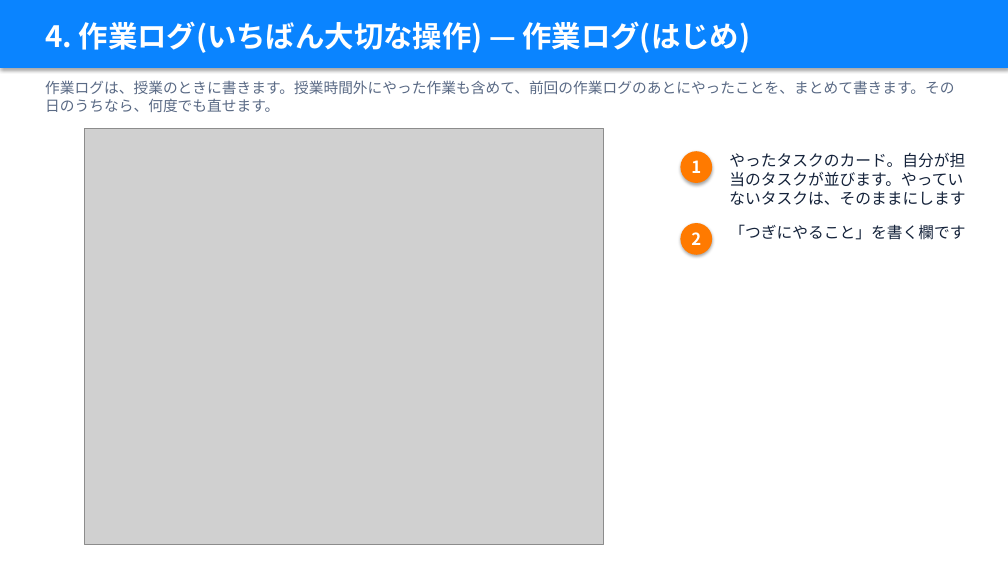
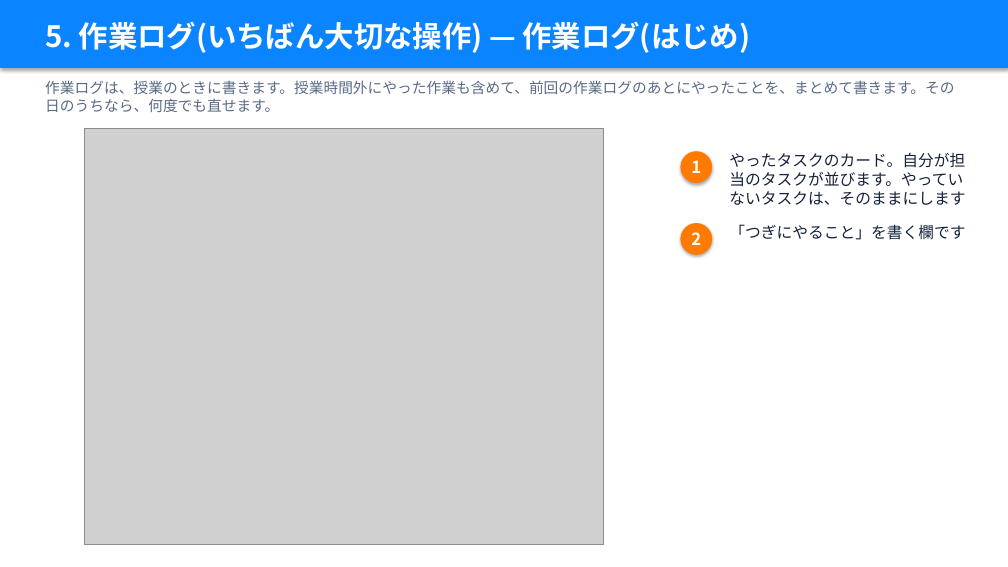
Before and after one commit to takky416-byte/sotsuken_pj_management, a slide deck: slide 14 of docs/manual/卒研PJ管理_説明資料_学生編.pptx (slide 10 before the commit). Drawn at 1008x567 pixels with LibreOffice and Linux fonts; fonts in the diff are those of the drawing; grey boxes stand for pictures. Boxes give left, top, right and bottom in pixels: in the first picture for what was removed or moved away, otherwise in the second. Text is boxed around its words. In the diff, an @@ line names an element or a change of style, - is before the commit and + after.

```diff
--- a/docs/manual/卒研PJ管理_説明資料_学生編.pptx
+++ b/docs/manual/卒研PJ管理_説明資料_学生編.pptx
@@ text at <box>45,21,751,53</box>: text changed @@
-4. 作業ログ(いちばん大切な操作) — 作業ログ(はじめ)
+5. 作業ログ(いちばん大切な操作) — 作業ログ(はじめ)
```
Also in this commit, not shown: 19 other slides changed, 7 slides added, 9 other files.
